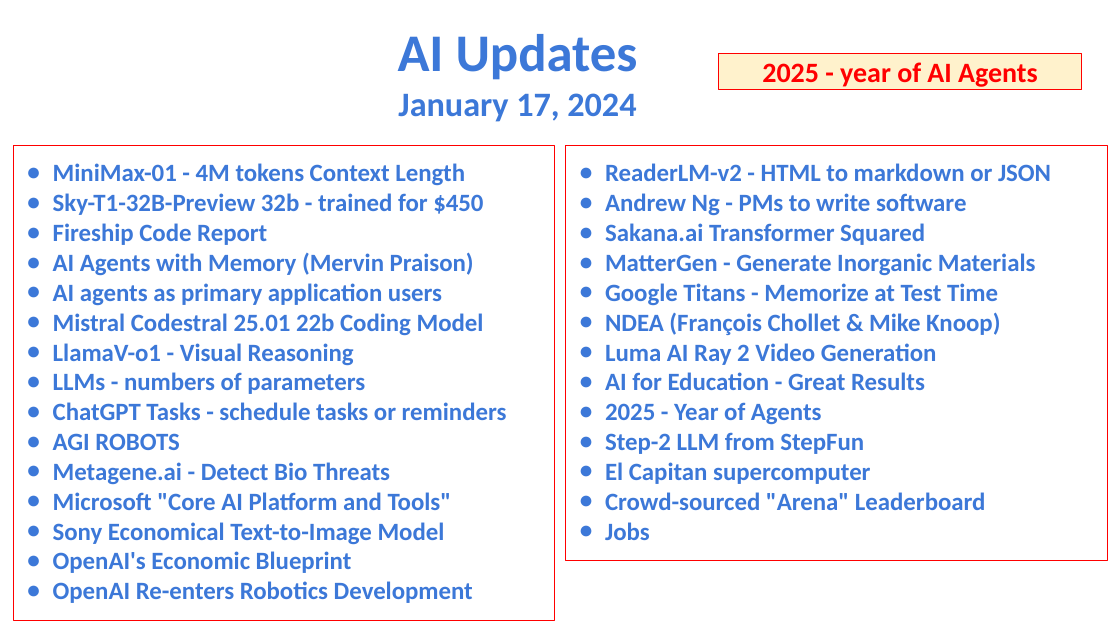
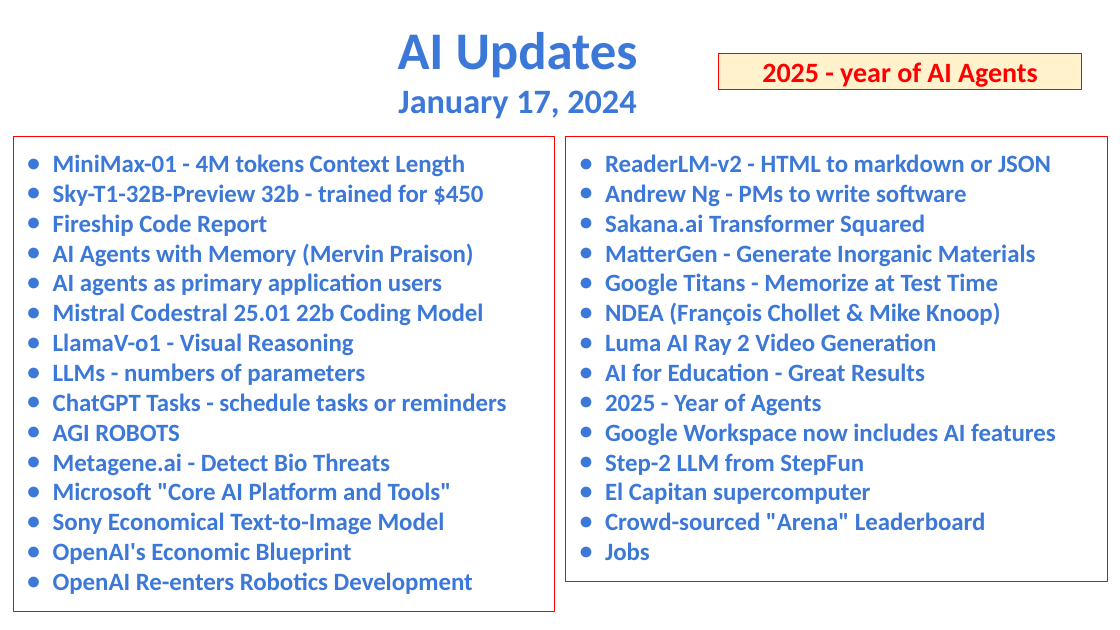
Before and after one commit to lselector/seminar, a slide deck: slide 1 of 2025/2025-01-17-AI-Updates.pptx. Drawn at 1120x630 pixels with LibreOffice and Linux fonts; fonts in the diff are those of the drawing. Boxes give left, top, right and bottom in pixels: in the first picture for what was removed or moved away, otherwise in the second. Text is boxed around its words. In the diff, an @@ line names an element or a change of style, - is before the commit and + after.

```diff
--- a/2025/2025-01-17-AI-Updates.pptx
+++ b/2025/2025-01-17-AI-Updates.pptx
@@ rectangle "MiniMax-01 - 4M tokens Context ...": place and size @@
-rectangle "MiniMax-01 - 4M tokens Context ..." at [13,146,554,620]
+rectangle "MiniMax-01 - 4M tokens Context ..." at [13,137,554,612]
@@ rectangle "ReaderLM-v2 - HTML to markdown ...": place and size @@
-rectangle "ReaderLM-v2 - HTML to markdown ..." at [566,146,1107,560]
+rectangle "ReaderLM-v2 - HTML to markdown ..." at [566,137,1107,581]
@@ text in rectangle at [605,423,1056,445]: paragraph added @@
+● Google Workspace now includes AI features
```
Also in this commit, not shown: 4 other slides changed.
